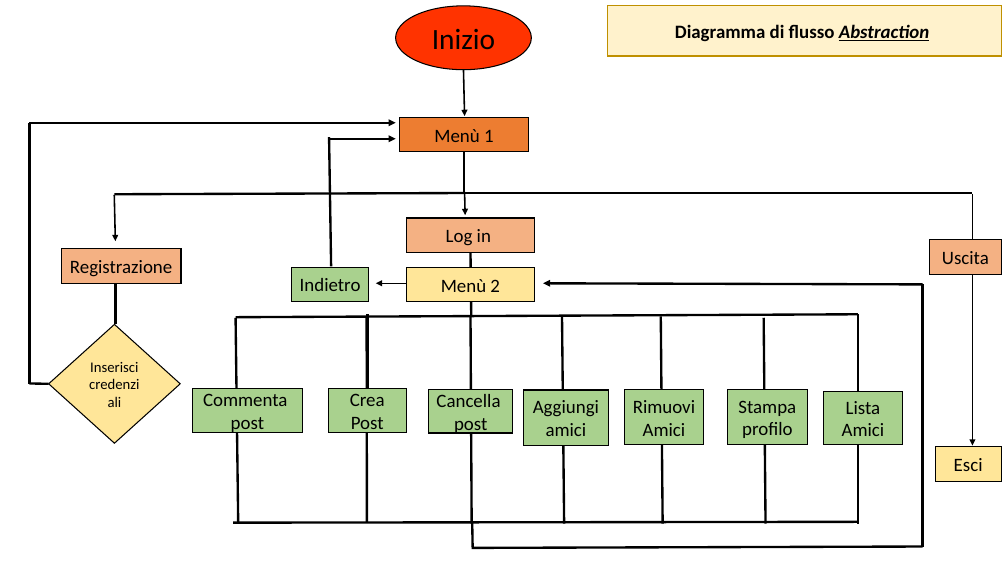
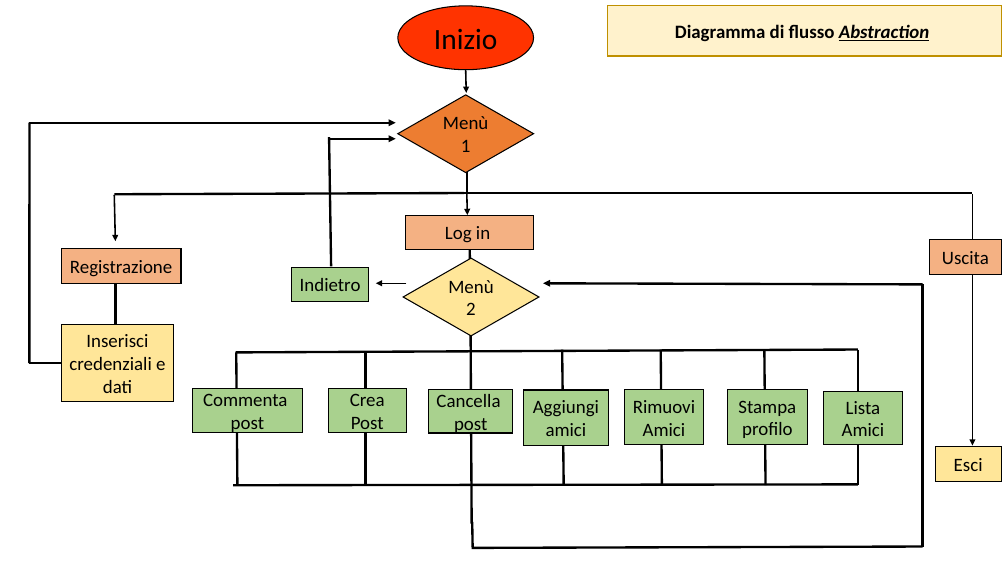
Before and after one commit to Vinx989/team4, a slide deck: slide 1 of flusso_prova.pptx. Drawn at 1008x567 pixels with LibreOffice and Linux fonts; fonts in the diff are those of the drawing. Boxes give left, top, right and bottom in pixels: in the first picture for what was removed or moved away, otherwise in the second. Text is boxed around its words. In the diff, an @@ line names an element or a change of style, - is before the commit and + after.

```diff
--- a/flusso_prova.pptx
+++ b/flusso_prova.pptx
@@ arrow moved from (464, 70) - (465, 116) to (466, 70) - (467, 93) @@
@@ diamond "Menù 1": place and size @@
-diamond "Menù 1" at [400, 117, 529, 152]
+diamond "Menù 1" at [398, 95, 534, 172]
@@ diamond "Menù 1" at [398, 95, 534, 172]: rectangle to diamond @@
@@ line moved from (29, 123) - (29, 384) to (29, 123) - (29, 363) @@
@@ line moved from (464, 152) - (464, 193) to (467, 165) - (467, 193) @@
@@ diamond "Menù 2" at [403, 258, 539, 336]: rectangle to diamond @@
@@ diamond "Menù 2": place and size @@
-diamond "Menù 2" at [406, 268, 535, 302]
+diamond "Menù 2" at [403, 258, 539, 336]
@@ line moved from (470, 253) - (471, 316) to (470, 250) - (470, 314) @@
@@ rectangle "Inserisci": place and size @@
-rectangle "Inserisci" at [48, 324, 180, 443]
+rectangle "Inserisci" at [61, 324, 174, 402]
@@ rectangle "Inserisci" at [61, 324, 174, 402]: diamond to rectangle @@
@@ line removed from (368, 315) to (368, 416) @@
@@ text in rectangle at [69, 334, 165, 393]: text changed; size 14 to 18 pt @@
-Inserisci credenziali
+Inserisci
+credenziali e dati
@@ line moved from (858, 315) - (236, 318) to (858, 349) - (236, 352) @@
@@ line moved from (236, 318) - (238, 523) to (236, 352) - (237, 485) @@
@@ line moved from (367, 318) - (367, 522) to (365, 352) - (365, 485) @@
@@ line moved from (562, 318) - (564, 524) to (563, 349) - (564, 485) @@
@@ line moved from (661, 316) - (663, 524) to (661, 349) - (662, 485) @@
@@ line moved from (764, 318) - (766, 524) to (765, 349) - (766, 485) @@
@@ line moved from (858, 315) - (858, 524) to (858, 349) - (858, 485) @@
@@ line moved from (48, 384) - (29, 383) to (61, 363) - (29, 363) @@
@@ line moved from (858, 522) - (234, 523) to (858, 485) - (234, 485) @@
```
Also in this commit, not shown: 1 other file.
